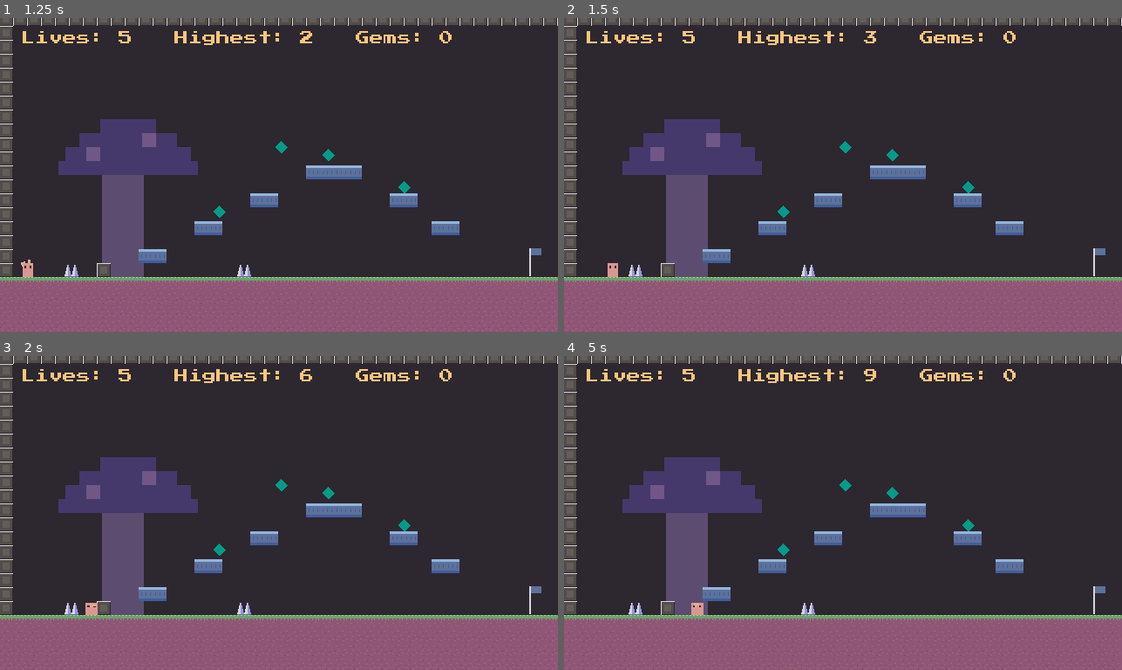
Above: before the commit, frames 1-4 (two rows, left to right).
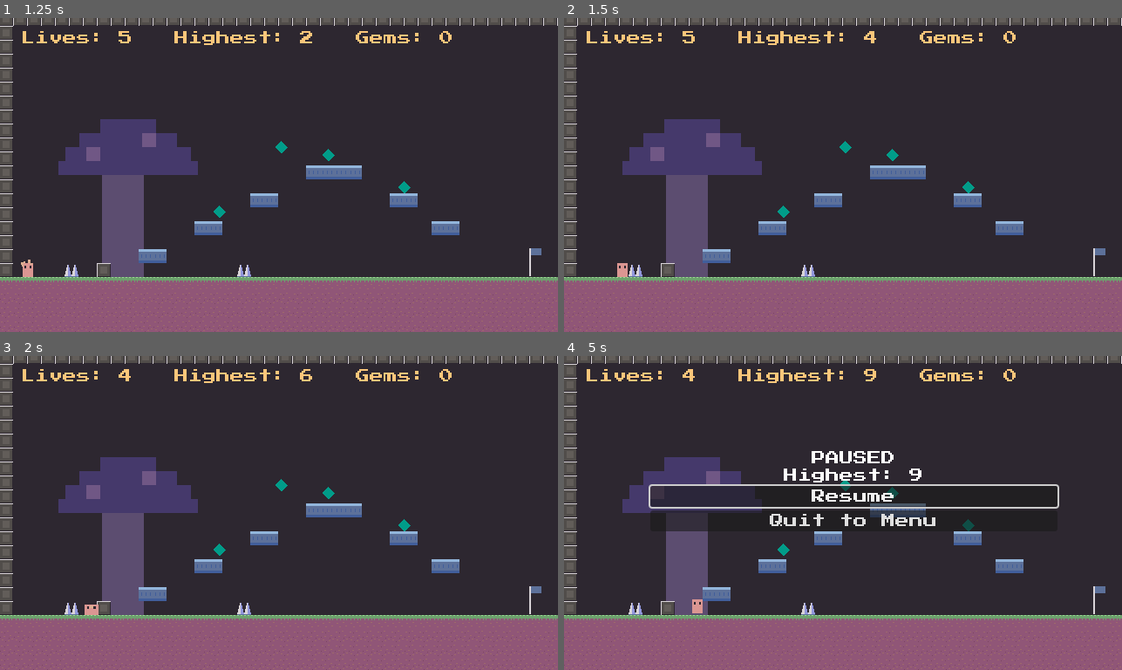
Above: after the commit, the same moments.

Repository: nandank1487/Little_GuY
Game: Godot game, scene res://Scenes/menu.tscn
Two runs of this game, one before a commit and one after it. Both use one fixed random seed, a clock stepped at 60 frames per second and the inputs below. Sound files missing from this copy of the repository are replaced by a short silence.
Inputs:
- Up to frame 1 (1.25 s): click "LET'S PLAYYY..." at 0.5 s
- Up to frame 2 (1.5 s): hold D (move_right) from 1.28 s (still down)
- Up to frame 3 (2 s): keep holding D (move_right); tap Up (jump) at 1.52 s
- Up to frame 4 (5 s): tap Up (jump) at 2.27, 3.77, 4.52 s; release D (move_right) at 2.78 s; hold A (move_left) 2.78-3.53 s; tap Enter at 3.5 s; hold D (move_right) from 3.53 s (still down); tap Escape (pause, bound only after the commit) at 4.9 s

Frame 1 is identical in both runs. In frame 2, 0.2% of the frame differs, in the area x 7-56%, y 4-83%; in frame 3, less than 0.1%; in frame 4, 4.6%, in the area x 15-89%, y 4-83%.

Commit message:
v1.02 III.Saving the Game on drive:- 	now the game saves the highest score on the drive
IV. Pause Menu:-
	now the game have have the Pause and Quit to Menu options

V. Highest Score on Pause Menu:-
	now Pause menu also shows the Highest Score

VI. Character Movement Speed:-
	Increased the moovement speed for two reasons
		# The character was getting stuck at some points where player lost 2-3 lives just trying to tackle the hazard which seemed unfair as the game is made endless players should play for a longer time.

Diff:
--- a/Scenes/main.tscn
+++ b/Scenes/main.tscn
@@ -3,6 +3,7 @@
 [ext_resource type="PackedScene" uid="uid://cqja3jkys2o68" path="res://Scenes/player.tscn" id="1_jjgbg"]
 [ext_resource type="Script" uid="uid://cavjqmqoaoiw2" path="res://Scripts/main.gd" id="1_jjvhh"]
 [ext_resource type="PackedScene" uid="uid://cqxj7f1wqvod0" path="res://Scenes/chunk_1.tscn" id="2_8gbba"]
+[ext_resource type="Script" uid="uid://bsr0sogu05qlv" path="res://Scripts/pause_menu.gd" id="4_6bp64"]
 [ext_resource type="AudioStream" uid="uid://dgnyas8n7ln12" path="res://Little_GuY/Audio/music.mp3" id="4_21xkr"]
 [ext_resource type="AudioStream" uid="uid://caceoadlwmsmg" path="res://Little_GuY/Audio/gem.wav" id="4_kry3j"]
 [ext_resource type="AudioStream" uid="uid://bv2wjytkhgufj" path="res://Little_GuY/Audio/Gamoever.wav" id="6_21xkr"]
@@ -16,6 +17,57 @@
 
 [node name="Player" parent="." unique_id=1303322482 instance=ExtResource("1_jjgbg")]
 position = Vector2(32, 193)
+
+[node name="PauseMenu" type="Control" parent="." unique_id=565483358]
+layout_mode = 3
+anchors_preset = 15
+anchor_right = 1.0
+anchor_bottom = 1.0
+grow_horizontal = 2
+grow_vertical = 2
+script = ExtResource("4_6bp64")
+
+[node name="Dim" type="ColorRect" parent="PauseMenu" unique_id=739031939]
+layout_mode = 1
+anchors_preset = 15
+anchor_right = 1.0
+anchor_bottom = 1.0
+grow_horizontal = 2
+grow_vertical = 2
+mouse_filter = 2
+color = Color(0, 0, 0, 0.39215687)
+
+[node name="VBoxContainer" type="VBoxContainer" parent="PauseMenu" unique_id=283658666]
+layout_mode = 1
+anchors_preset = 8
+anchor_left = 0.5
+anchor_top = 0.5
+anchor_right = 0.5
+anchor_bottom = 0.5
+offset_left = 99.0
+offset_top = 109.0
+offset_right = 566.0
+offset_bottom = 264.0
+grow_horizontal = 2
+grow_vertical = 2
+
+[node name="TitleLable" type="Label" parent="PauseMenu/VBoxContainer" unique_id=1906993268]
+layout_mode = 2
+text = "PAUSED"
+horizontal_alignment = 1
+
+[node name="HighestLabel" type="Label" parent="PauseMenu/VBoxContainer" unique_id=1013187042]
+layout_mode = 2
+text = "Highest : 0"
+horizontal_alignment = 1
+
+[node name="ResumeButton" type="Button" parent="PauseMenu/VBoxContainer" unique_id=1257687953]
+layout_mode = 2
+text = "Resume"
+
+[node name="QuitButton" type="Button" parent="PauseMenu/VBoxContainer" unique_id=297746845]
+layout_mode = 2
+text = "Quit to Menu"
 
 [node name="UI" type="CanvasLayer" parent="." unique_id=1906848028]
 
--- a/Scenes/player.tscn
+++ b/Scenes/player.tscn
@@ -1,8 +1,9 @@
 [gd_scene format=3 uid="uid://cqja3jkys2o68"]
 
-[ext_resource type="Script" uid="uid://bfx7naoqgcskq" path="res://Scripts/player.gd" id="1_v0iea"]
-[ext_resource type="AudioStream" uid="uid://dmbmgl21y46wd" path="res://Audio/Jump.mp3" id="2_6t5aa"]
-[ext_resource type="AudioStream" uid="uid://cmkwhtlqi2nae" path="res://Audio/hurt.mp3" id="3_6t5aa"]
+[ext_resource type="Script" uid="uid://bfx7naoqgcskq" path="res://Little_GuY/Scripts/player.gd" id="1_v0iea"]
+[ext_resource type="AudioStream" uid="uid://dmbmgl21y46wd" path="res://Little_GuY/Audio/Jump.mp3" id="2_6t5aa"]
+[ext_resource type="Script" uid="uid://c7t6guhv5ycnv" path="res://Scripts/camera_2d.gd" id="2_vgqql"]
+[ext_resource type="AudioStream" uid="uid://cmkwhtlqi2nae" path="res://Little_GuY/Audio/hurt.mp3" id="3_6t5aa"]
 
 [sub_resource type="RectangleShape2D" id="RectangleShape2D_14cdr"]
 size = Vector2(12, 16)
@@ -50,6 +51,7 @@
 limit_left = 0
 limit_top = 0
 limit_bottom = 360
+script = ExtResource("2_vgqql")
 
 [node name="JumpSound" type="AudioStreamPlayer2D" parent="." unique_id=1928055390]
 stream = ExtResource("2_6t5aa")
--- /dev/null
+++ b/Scripts/camera_2d.gd
@@ -0,0 +1,15 @@
+extends Camera2D
+
+
+var shake_strength = 0.0
+
+func shake(amount = 6.0):
+	shake_strength = amount
+
+func _process(delta):
+	if shake_strength > 0.1:
+		offset = Vector2(randf_range(-1, 1), randf_range(-1, 1)) * shake_strength
+		shake_strength = lerpf(shake_strength, 0, 10 * delta)
+	else:
+		shake_strength = 0
+		offset = Vector2.ZERO
--- a/Scripts/gem.gd
+++ b/Scripts/gem.gd
@@ -9,4 +9,25 @@
 func _on_body_entered(body):
 	if body.name == "Player":
 		collected.emit()
+		spawn_sparkles()
 		queue_free()
+
+
+func spawn_sparkles():
+	var sparkles = CPUParticles2D.new()
+	sparkles.position = position
+	sparkles.one_shot = true
+	sparkles.emitting = true
+	sparkles.amount = 10
+	sparkles.lifetime = 0.5
+	sparkles.explosiveness = 1.0
+	sparkles.direction = Vector2(0, -1)
+	sparkles.spread = 180
+	sparkles.initial_velocity_min = 40
+	sparkles.initial_velocity_max = 90
+	sparkles.gravity = Vector2(0, 150)
+	sparkles.scale_amount_min = 1.5
+	sparkles.scale_amount_max = 3.0
+	sparkles.color = Color("#dbd991")
+	sparkles.finished.connect(sparkles.queue_free)
+	get_parent().add_child.call_deferred(sparkles)
--- a/Scripts/main.gd
+++ b/Scripts/main.gd
@@ -1,6 +1,8 @@
 extends Node2D
 
 static var highest = 0
+
+const SAVE_PATH = "user://save.cfg"
 
 var chunk_width = 640
 var next_chunk_x = 640
@@ -37,6 +39,7 @@
 	$Player.game_over.connect(_on_game_over)
 
 	setup_chunk($Chunks/Chunk1)
+	load_highest()
 	update_score()
 
 
@@ -113,6 +116,7 @@
 	update_score()
 
 func _on_game_over():
+	save_highest()
 	$Music.stop()
 	$GameOverSound.play()
 	$UI/GameOverLabel.visible = true
@@ -123,3 +127,21 @@
 
 func update_score():
 	$UI/ScoreLabel.text = "Lives: " + str($Player.lives) + "   Highest: " + str(highest) + "   Gems: " + str(gems_collected)
+
+
+func load_highest():
+	var config = ConfigFile.new()
+	if config.load(SAVE_PATH) == OK:
+		var saved = config.get_value("score", "highest", 0)
+		if saved > highest:
+			highest = saved
+
+func save_highest():
+	var config = ConfigFile.new()
+	config.set_value("score", "highest", highest)
+	config.save(SAVE_PATH)
+
+
+func _notification(what):
+	if what == NOTIFICATION_WM_CLOSE_REQUEST:
+		save_highest()
--- a/Scripts/menu.gd
+++ b/Scripts/menu.gd
@@ -5,7 +5,6 @@
 func _ready():
 	$VBoxContainer/StartButton.pressed.connect(_on_start_pressed)
 	$VBoxContainer/StartButton.grab_focus()
-
 
 
 func _process(delta):
--- /dev/null
+++ b/Scripts/pause_menu.gd
@@ -0,0 +1,40 @@
+extends Control
+
+
+func _ready():
+	# Always keep running while game is paused, so we can still Resume
+	process_mode = Node.PROCESS_MODE_ALWAYS
+	visible = false
+	$VBoxContainer/ResumeButton.pressed.connect(resume)
+	$VBoxContainer/QuitButton.pressed.connect(_on_quit_pressed)
+
+func _input(event):
+	if event.is_action_pressed("pause"):
+		# No pausing when dead
+		var player = get_tree().current_scene.get_node("Player")
+		if player.is_dead:
+			return
+		if get_tree().paused:
+			resume()
+		else:
+			pause()
+		get_viewport().set_input_as_handled()
+
+
+func pause():
+	get_tree().paused = true
+	visible = true
+	$VBoxContainer/ResumeButton.grab_focus()
+	var main = get_tree().current_scene
+	$VBoxContainer/HighestLabel.text = "Highest: " + str(main.highest)
+
+
+func resume():
+	get_tree().paused = false
+	visible = false
+
+
+func _on_quit_pressed():
+	get_tree().current_scene.save_highest()
+	get_tree().paused = false # must unpause before changing scene
+	get_tree().change_scene_to_file("res://Scenes/menu.tscn")
--- a/Scripts/player.gd
+++ b/Scripts/player.gd
@@ -1,9 +1,10 @@
 extends CharacterBody2D
+
 
 signal lives_changed(lives)
 signal game_over
 
-var speed = 120.0
+var speed = 175.0
 var jump_velocity = -300.0
 
 # Game feel settings (tweak these!)
@@ -97,6 +98,10 @@
 	$HurtSound.play()
 	lives_changed.emit(lives)
 
+	var cam = get_viewport().get_camera_2d()
+	if cam != null and cam.has_method("shake"):
+		cam.shake(6.0)
+
 	if lives == 0:
 		is_dead = true
 		hide()
--- a/project.godot
+++ b/project.godot
@@ -46,6 +46,12 @@
 , Object(InputEventKey,"resource_local_to_scene":false,"resource_name":"","device":-1,"window_id":0,"alt_pressed":false …(183 unchanged characters)…
 ]
 }
+pause={
+"deadzone": 0.2,
+"events": [Object(InputEventKey,"resource_local_to_scene":false,"resource_name":"","device":-1,"window_id":0,"alt_pressed":false,"shift_pressed":false,"ctrl_pressed":false,"meta_pressed":false,"pressed":false,"keycode":0,"physical_keycode":4194305,"key_label":0,"unicode":0,"location":0,"echo":false,"script":null)
+, Object(InputEventKey,"resource_local_to_scene":false,"resource_name":"","device":-1,"window_id":0,"alt_pressed":false,"shift_pressed":false,"ctrl_pressed":false,"meta_pressed":false,"pressed":false,"keycode":0,"physical_keycode":80,"key_label":0,"unicode":112,"location":0,"echo":false,"script":null)
+]
+}
 
 [physics]
 
Not shown, changed: Changes Documented.txt
Not shown, added: Scripts/camera_2d.gd.uid
Not shown, added: Scripts/pause_menu.gd.uid
Not shown, added: Scenes/main.tscn13113988971.tmp
